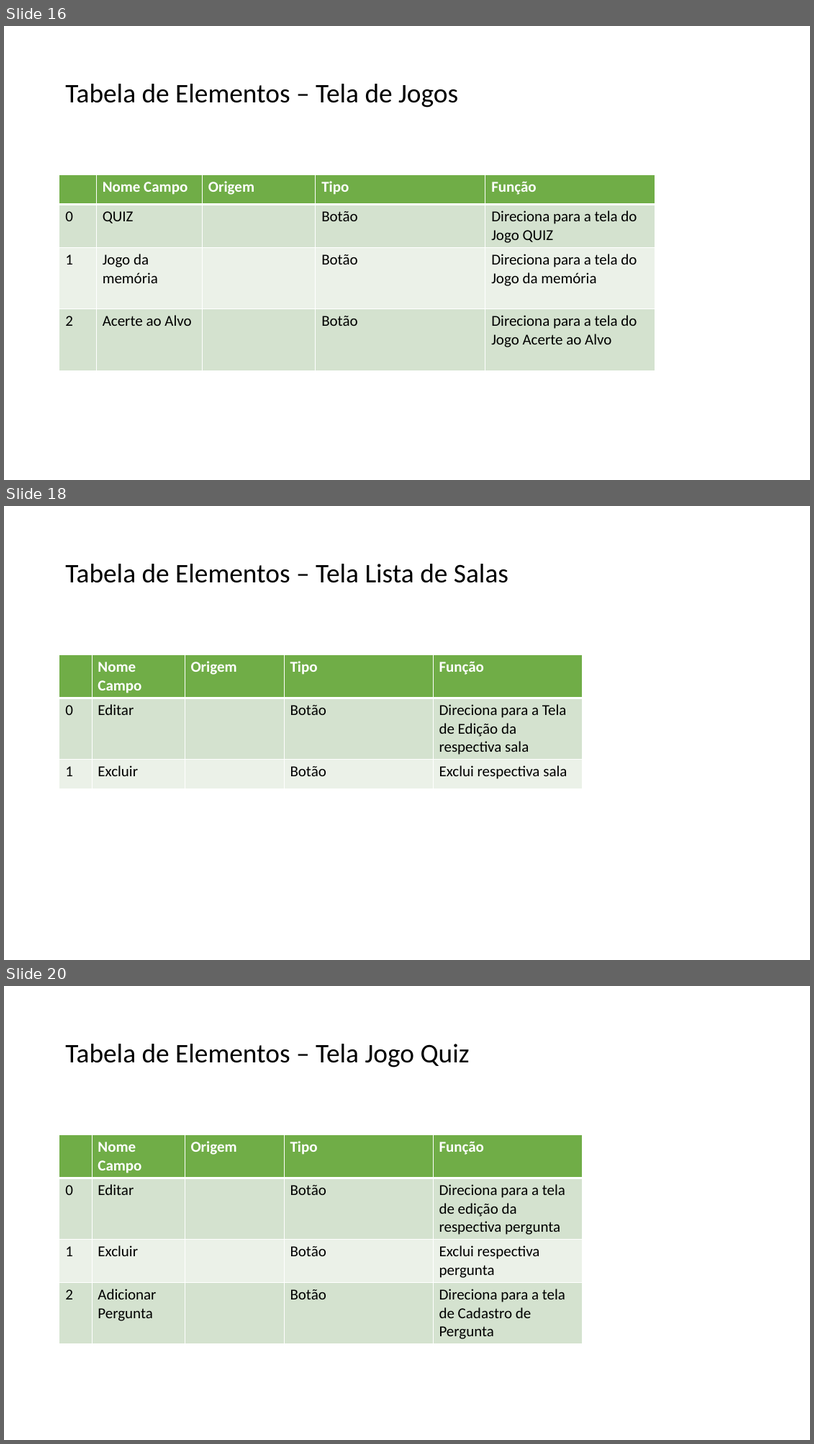
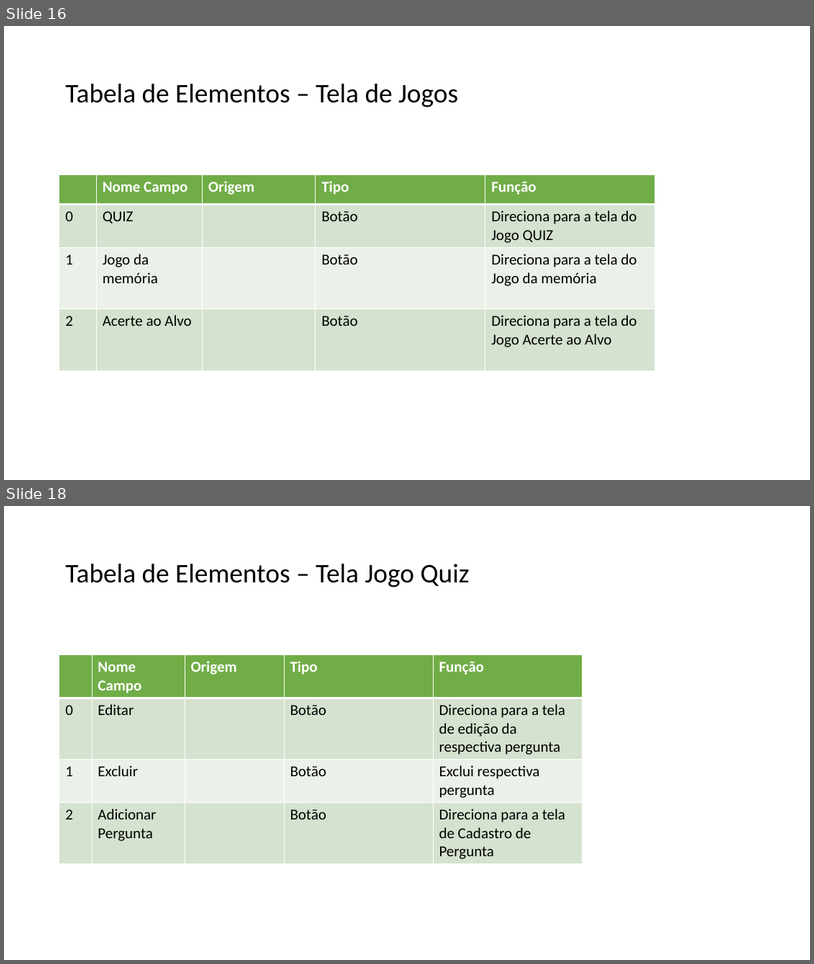
Before and after one commit to NathanReis/FTT-Recicla, a slide deck: DocumentacaoProjeto/Protótipo_Visual.pptx. Shown one above the other, each under a label of ours: slides 16, 18 and 20 before the commit, slides 16 and 18 after it; the slides between them are not shown. The pictures are 814x1444 and 814x964 pixels, drawn with LibreOffice and Linux fonts; fonts in the diff are those of the drawing. Boxes give left, top, right and bottom in pixels: in the first picture for what was removed or moved away, otherwise in the second. Text is boxed around its words. In the diff, an @@ line names an element or a change of style, - is before the commit and + after.

```diff
--- a/DocumentacaoProjeto/Protótipo_Visual.pptx
+++ b/DocumentacaoProjeto/Protótipo_Visual.pptx
@@ slide 18 removed at [4,506,810,960], background #FFFFFF @@
@@ title removed at [65,564,509,583] @@
-Tabela de Elementos – Tela Lista de Salas
@@ table removed at [59,655,582,788], 3 rows, 5 columns @@
- | Nome Campo | Origem | Tipo | Função
-0 | Editar |  | Botão | Direciona para a Tela de Edição da respectiva sala
-1 | Excluir |  | Botão | Exclui respectiva sala
@@ what was slide 20 is now slide 18 @@
```
Also in this commit, not shown: 7 slides changed, 5 other slides removed, 5 other files.
